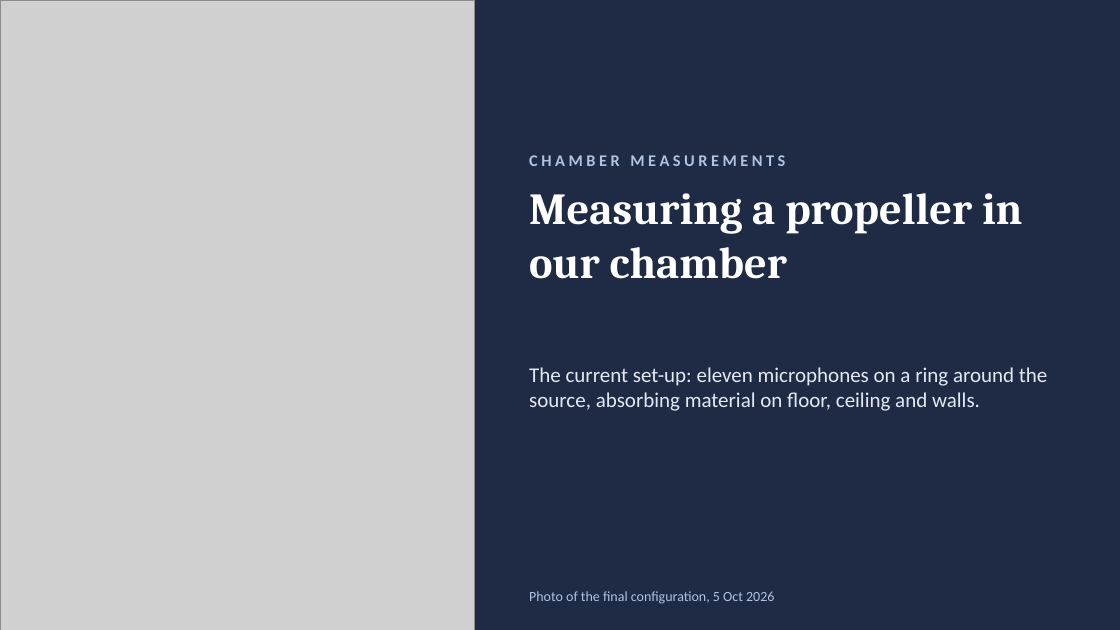
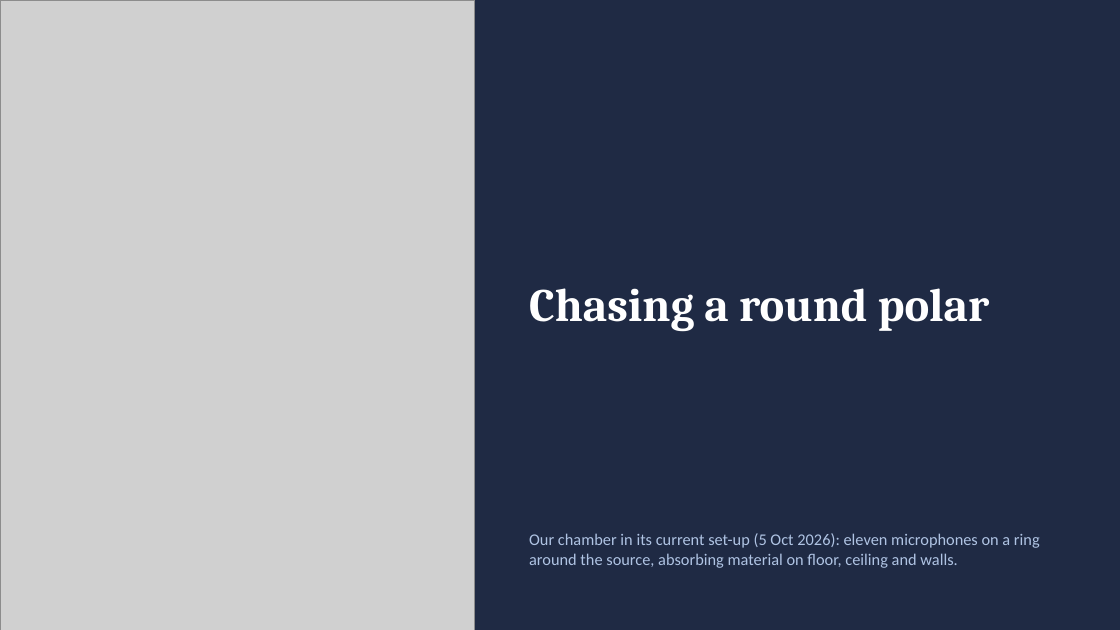
Before and after one commit to asdfgh0318/SoundVisualizer, a slide deck: slide 1 of docs/analysis/chamber-final-2026-10-01/slides/chamber-slides.pptx. Drawn at 1120x630 pixels with LibreOffice and Linux fonts; fonts in the diff are those of the drawing; grey boxes stand for pictures. Boxes give left, top, right and bottom in pixels: in the first picture for what was removed or moved away, otherwise in the second. Text is boxed around its words. In the diff, an @@ line names an element or a change of style, - is before the commit and + after.

```diff
--- a/docs/analysis/chamber-final-2026-10-01/slides/chamber-slides.pptx
+++ b/docs/analysis/chamber-final-2026-10-01/slides/chamber-slides.pptx
@@ text removed at box(529, 155, 785, 166) @@
-CHAMBER MEASUREMENTS
@@ text removed at box(529, 193, 1022, 279) @@
-Measuring a propeller in our chamber
@@ text added at box(529, 288, 990, 331), 40 pt, text #FFFFFF, bold @@
+Chasing a round polar
@@ text at box(529, 533, 1040, 568): text changed; size 18 to 14 pt; text colour #E3E9F4 to #AFC3E3 @@
-The current set-up: eleven microphones on a ring around the source, absorbing material on floor, ceiling and walls.
+Our chamber in its current set-up (5 Oct 2026): eleven microphones on a ring around the source, absorbing material on floor, ceiling and walls.
@@ text removed at box(529, 591, 774, 604) @@
-Photo of the final configuration, 5 Oct 2026
```
Also in this commit, not shown: 1 other file.
